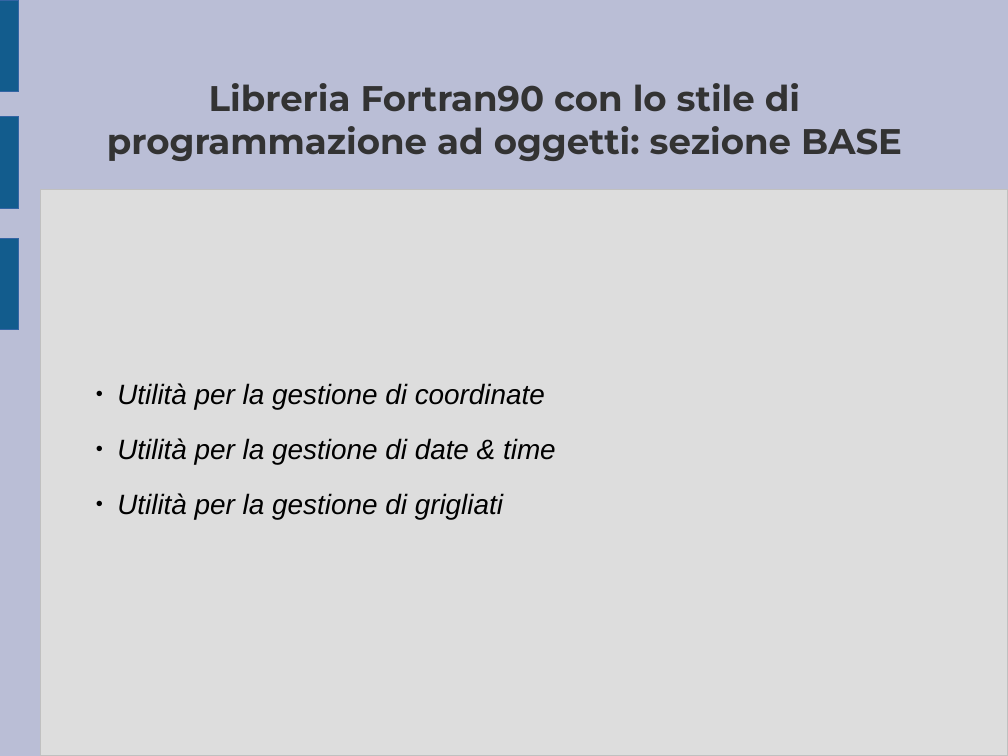
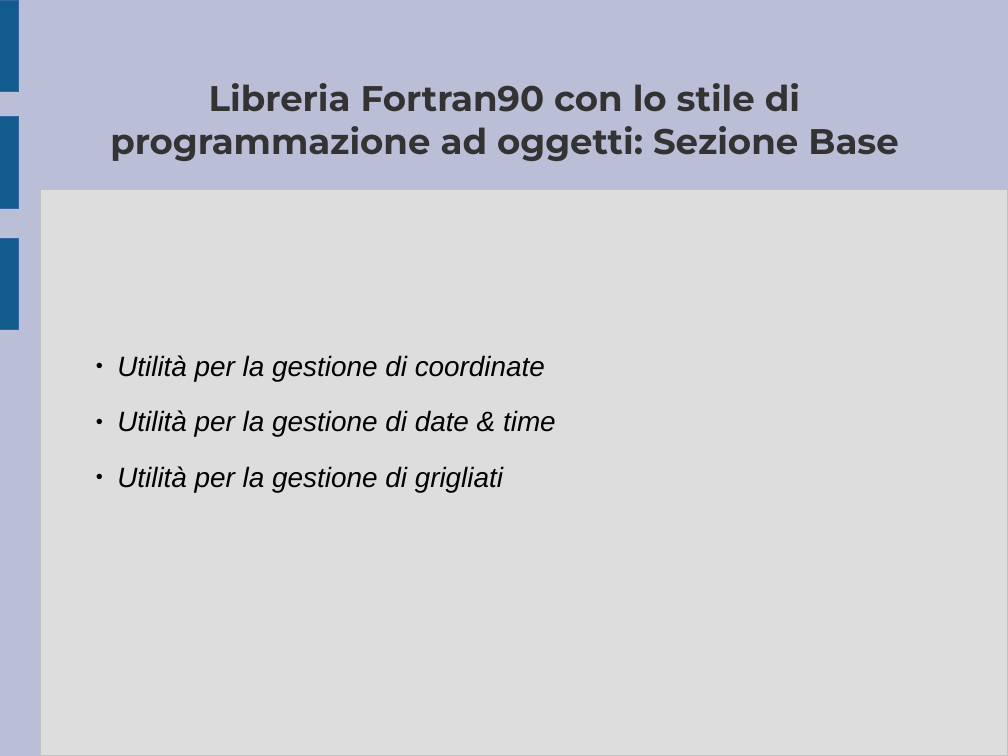
Before and after one commit to ARPA-SIMC/libsim, a slide deck: slide 2 of doc/breve_presentazione.odp. Drawn at 1008x756 pixels with LibreOffice and Linux fonts; fonts in the diff are those of the drawing. Boxes give left, top, right and bottom in pixels: in the first picture for what was removed or moved away, otherwise in the second. Text is boxed around its words. In the diff, an @@ line names an element or a change of style, - is before the commit and + after.

```diff
--- a/doc/breve_presentazione.odp
+++ b/doc/breve_presentazione.odp
@@ title at [110, 83, 898, 161]: text changed @@
-Libreria Fortran90 con lo stile di programmazione ad oggetti: sezione BASE
+Libreria Fortran90 con lo stile di programmazione ad oggetti: Sezione Base
@@ subtitle "Utilità per la gestione di ...": place and size @@
-subtitle "Utilità per la gestione di ..." at [117, 383, 556, 519]
+subtitle "Utilità per la gestione di ..." at [117, 355, 556, 492]
```
Also in this commit, not shown: 7 other slides changed.
